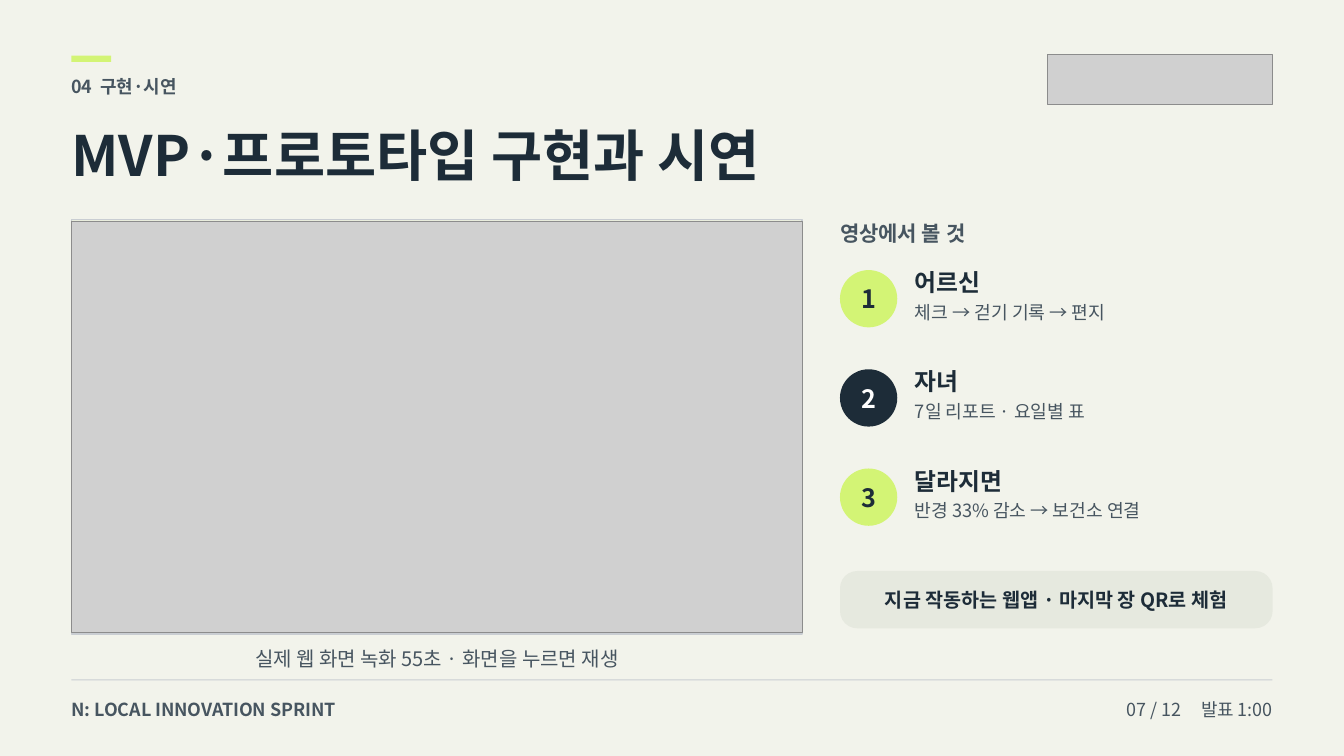
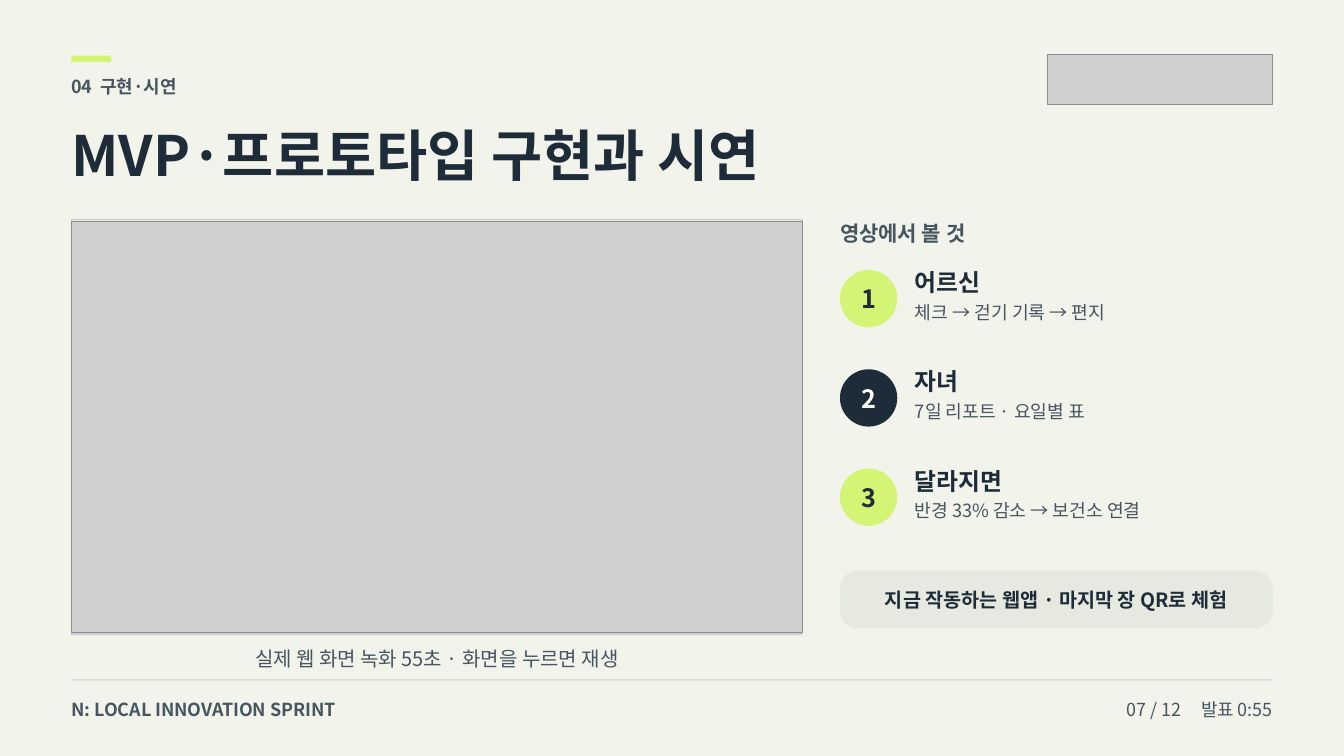
Before and after one commit to howoo101/masil, a slide deck: slide 7 of files/pitch-deck-B.pptx. Drawn at 1344x756 pixels with LibreOffice and Linux fonts; fonts in the diff are those of the drawing; grey boxes stand for pictures. Boxes give left, top, right and bottom in pixels: in the first picture for what was removed or moved away, otherwise in the second. Text is boxed around its words. In the diff, an @@ line names an element or a change of style, - is before the commit and + after.

```diff
--- a/files/pitch-deck-B.pptx
+++ b/files/pitch-deck-B.pptx
@@ text at (1127, 701, 1273, 717): text changed @@
-07 / 12 발표 1:00
+07 / 12 발표 0:55
```
Also in this commit, not shown: 7 other slides changed, 2 other files.
